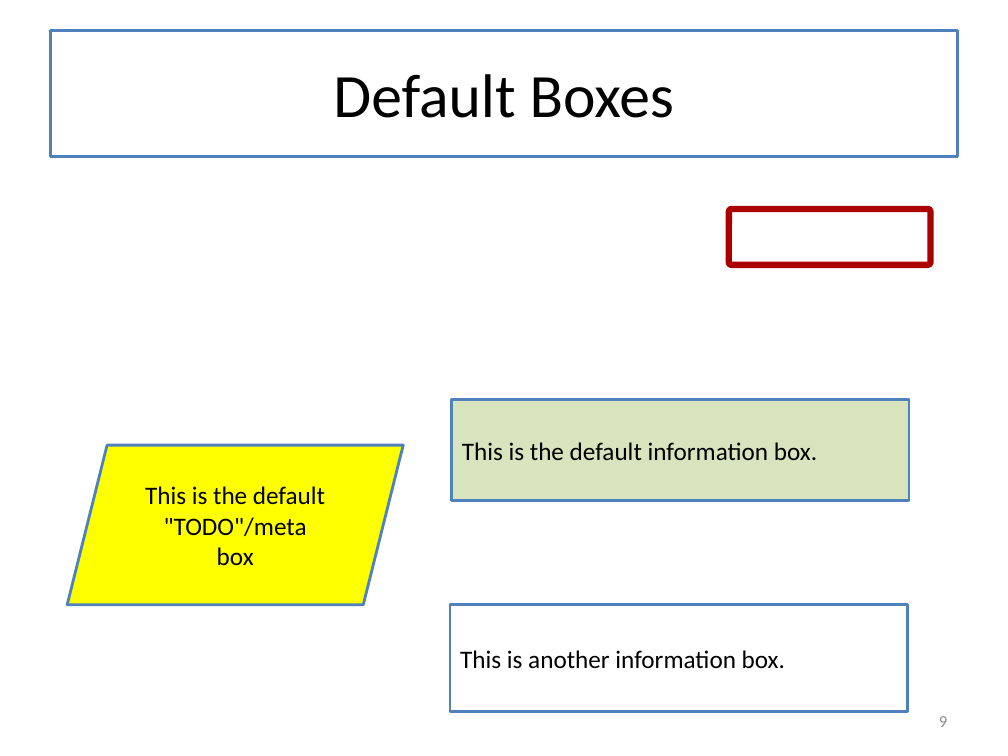
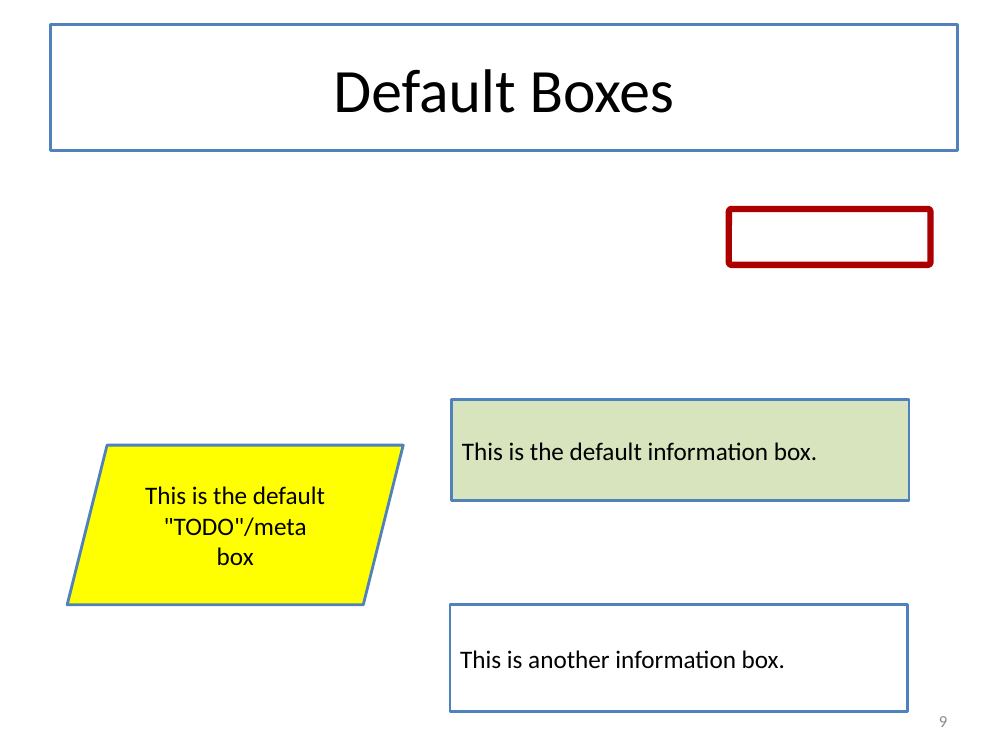
Before and after one commit to mwand/cs5010f16, a slide deck: slide 9 of Slides/Common Slides for CS 5010.pptx. Drawn at 1008x756 pixels with LibreOffice and Linux fonts; fonts in the diff are those of the drawing. Boxes give left, top, right and bottom in pixels: in the first picture for what was removed or moved away, otherwise in the second. Text is boxed around its words. In the diff, an @@ line names an element or a change of style, - is before the commit and + after.

```diff
--- a/Slides/Common Slides for CS 5010.pptx
+++ b/Slides/Common Slides for CS 5010.pptx
@@ title "Default Boxes": place and size @@
-title "Default Boxes" at [50,30,958,156]
+title "Default Boxes" at [50,25,958,151]
```
Also in this commit, not shown: 24 other files.
